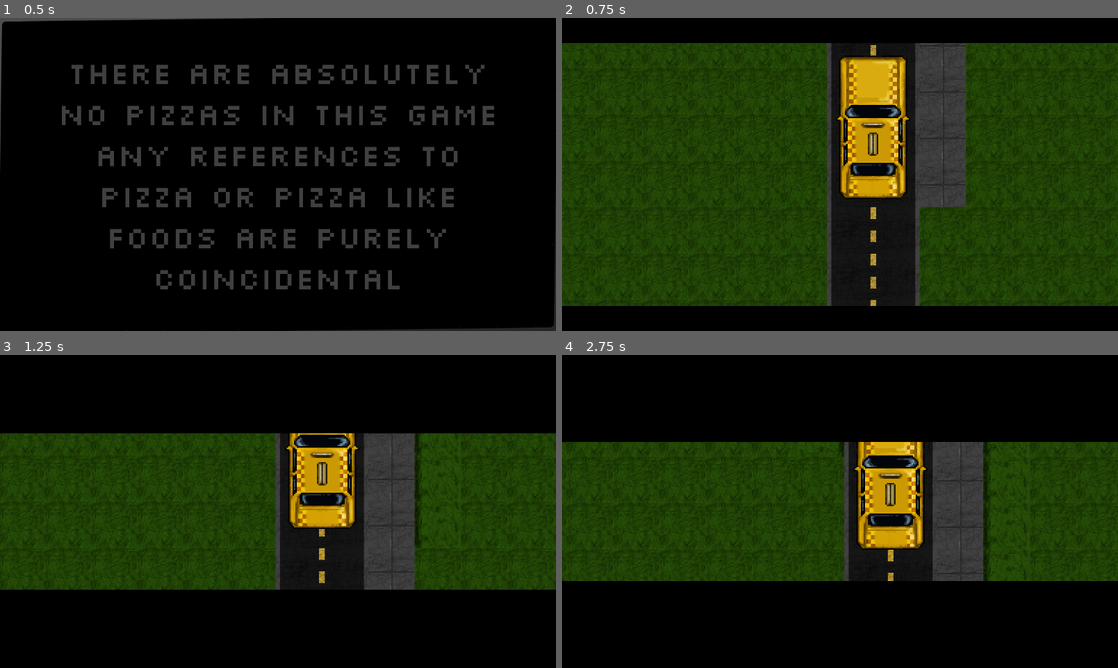
Above: before the commit, frames 1-4 (two rows, left to right).
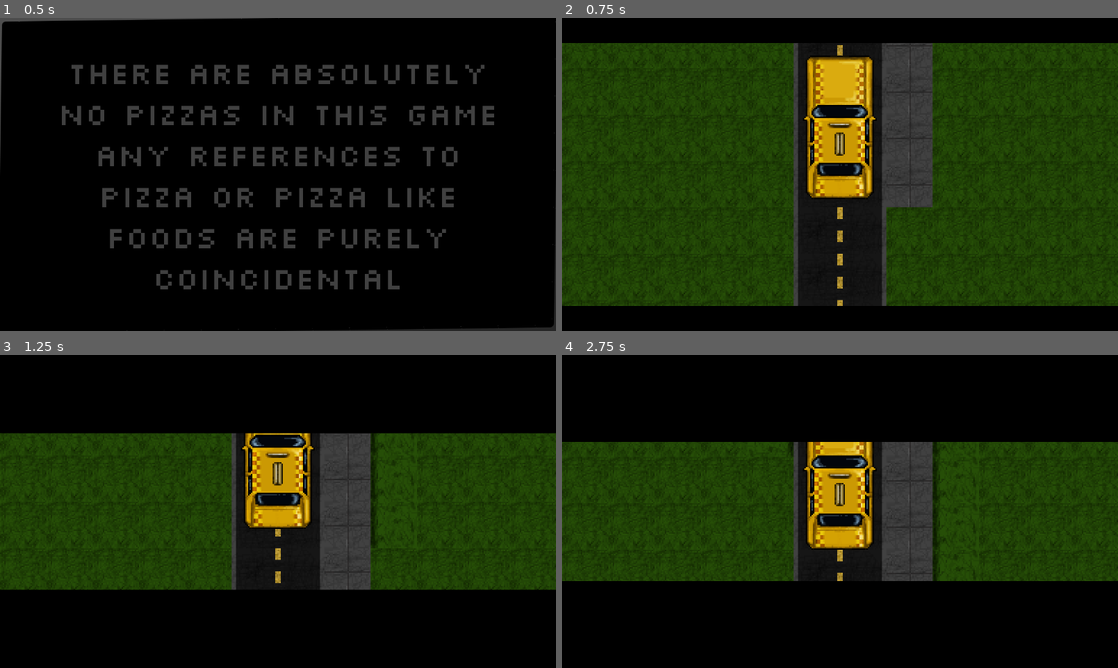
Above: after the commit, the same moments.

Repository: Jibby-Games/PizzaJam11
Game: Godot game, scene res://menu/intro.tscn
Same seed, same stepped clock (60 frames per second), same inputs: the game is played once before the commit and once after it.
Inputs (mouse positions are in pixels of both pictures, inside the frame that each line leads up to):
- Up to frame 1 (0.5 s): no input
- Up to frame 2 (0.75 s): tap Enter (ui_accept) at 0.5 s; move the mouse to (962, 158) at 0.52 s; press the mouse at (962, 158) at 0.53 s; hold D (right) from 0.53 s (still down)
- Up to frame 3 (1.25 s): keep holding D (right); tap Enter (ui_accept) at 0.77 s
- Up to frame 4 (2.75 s): move the mouse to (728, 527) at 1.27 s; release D (right) at 1.28 s; release the mouse at (728, 527) at 1.28 s; hold S (down) 1.28-2.03 s; click (728, 527) at 1.35 s; tap Enter (ui_accept) at 1.52 s; move the mouse to (895, 442) at 2.02 s; press the mouse at (895, 442) at 2.03 s; hold D (right) from 2.03 s (still down)

Frame 1 is identical in both runs. In frame 2, 19% of the frame differs, in the area x 0-100%, y 8-92%; in frame 3, 15%; in frame 4, 15%.

Commit message:
fix: freeze player during cinematic

Diff:
--- a/ui/ui.gd
+++ b/ui/ui.gd
@@ -98,6 +98,7 @@
 	unfreeze_player()
 
 func start_cinematic() -> void:
+	freeze_player()
 	hide_all()
 	$CinematicBars.show()
 	$CinematicBars/AnimationPlayer.play("start_cinematic")
@@ -108,3 +109,4 @@
 	$CinematicBars/AnimationPlayer.play("end_cinematic")
 	await $CinematicBars/AnimationPlayer.animation_finished
 	show_ingame()
+	unfreeze_player()
